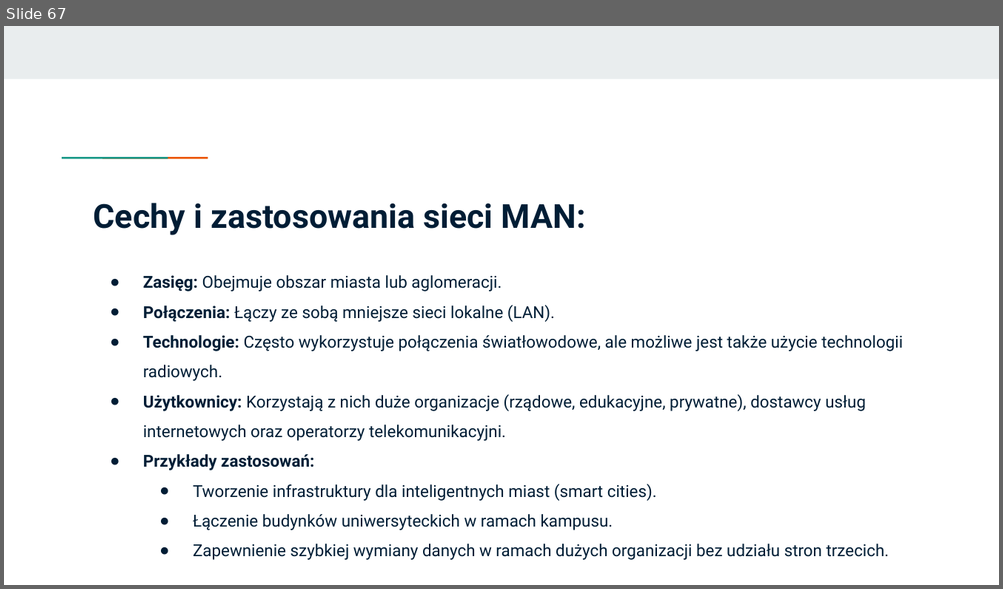
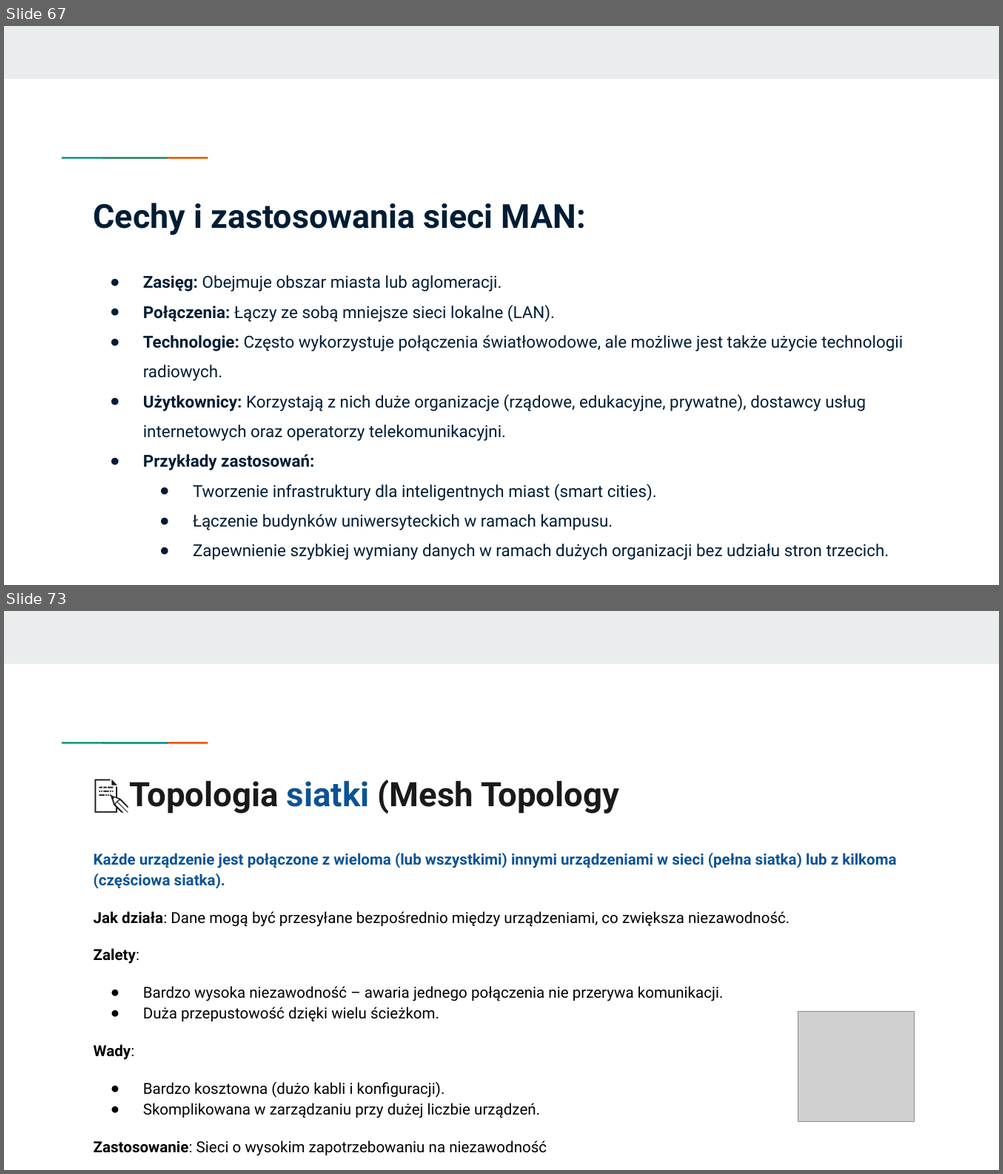
Before and after one commit to KasiaKasia/PRZEDMIOTY, a slide deck: ZASTOSOWANIE_INFORMATYKI/1A-gr_2/Zastosowanie informatyki - 1A gr. 2.pptx. Shown one above the other, each under a label of ours: slide 67 before the commit, slides 67 and 73 after it; the slides between them are not shown. The pictures are 1003x589 and 1003x1174 pixels, drawn with LibreOffice and Linux fonts; fonts in the diff are those of the drawing; grey boxes stand for pictures. Boxes give left, top, right and bottom in pixels: in the first picture for what was removed or moved away, otherwise in the second. Text is boxed around its words. In the diff, an @@ line names an element or a change of style, - is before the commit and + after.

Commit message:
[feat] - Zastosowanie informatyki

```diff
--- a/ZASTOSOWANIE_INFORMATYKI/1A-gr_2/Zastosowanie informatyki - 1A gr. 2.pptx
+++ b/ZASTOSOWANIE_INFORMATYKI/1A-gr_2/Zastosowanie informatyki - 1A gr. 2.pptx
@@ slide 73 added at (x1=4, y1=611, x2=999, y2=1170), background #FFFFFF; not listed: 3 template elements that a slide beside it also shows @@
@@ title added at (x1=130, y1=780, x2=619, y2=814), 24.4 pt, text #1A1A1A, bold @@
+📝Topologia siatki (Mesh Topology
@@ text added at (x1=94, y1=853, x2=896, y2=1156), 11 pt, text #000000 @@
+Każde urządzenie jest połączone z wieloma (lub wszystkimi) innymi urządzeniami w sieci (pełna siatka) lub z kilkoma (częściowa siatka).
+Jak działa: Dane mogą być przesyłane bezpośrednio między urządzeniami, co zwiększa niezawodność.
+Zalety:
+● Bardzo wysoka niezawodność – awaria jednego połączenia nie przerywa komunikacji.
+● Duża przepustowość dzięki wielu ścieżkom.
+Wady:
+● Bardzo kosztowna (dużo kabli i konfiguracji).
+● Skomplikowana w zarządzaniu przy dużej liczbie urządzeń.
+Zastosowanie: Sieci o wysokim zapotrzebowaniu na niezawodność
@@ picture added at (x1=798, y1=1012, x2=914, y2=1122) @@
```
Also in this commit, not shown: 6 slides changed, 7 other slides added, 1 other file.
